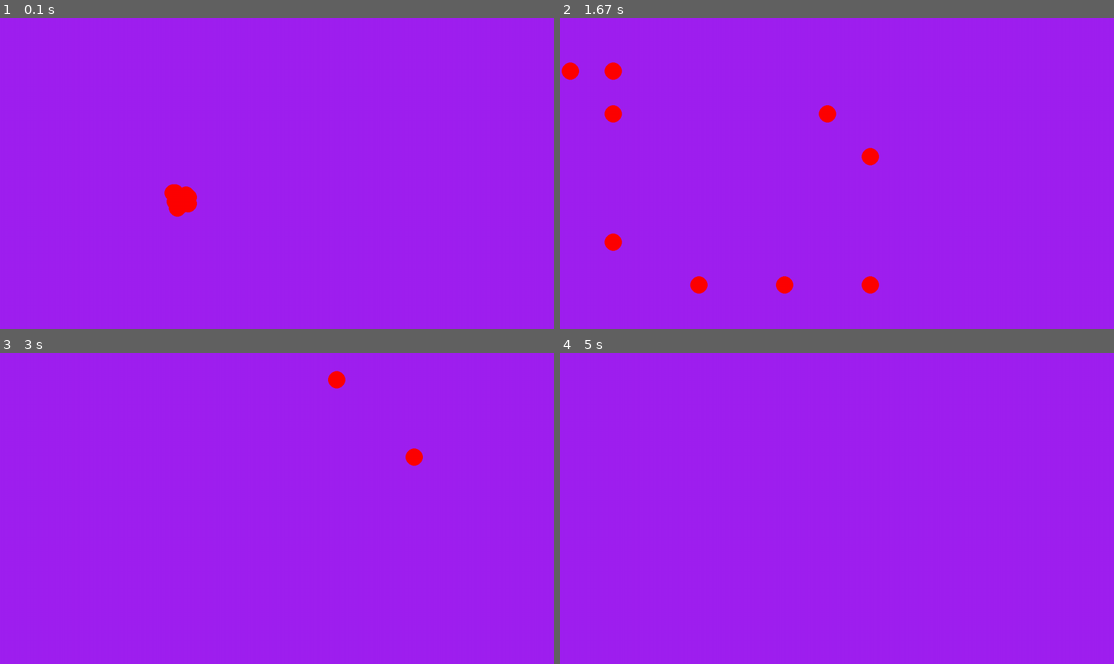
Above: before the commit, frames 1-4 (two rows, left to right).
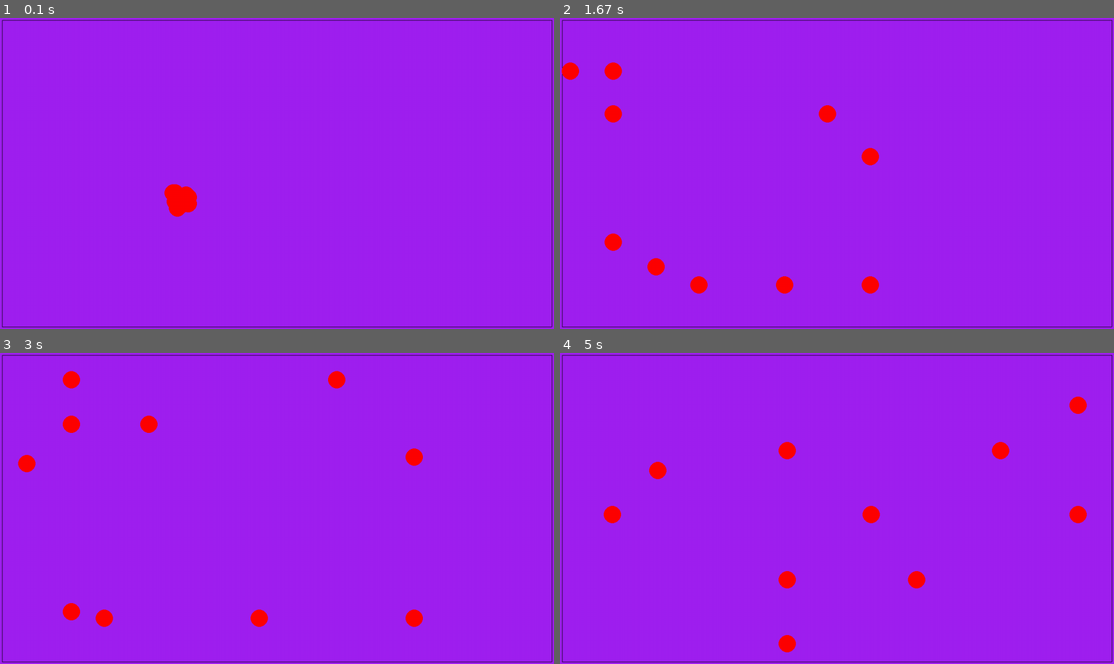
Above: after the commit, the same moments.

Repository: anatolyev/PG18
Game: pygame game, started from 1223_PyGame6/main.py
The game is run twice, just before and just after one commit, with the same random seed, the same clock (stepped at 60 frames per second) and the same inputs.
Inputs:
- Up to frame 1 (0.1 s): no input
- Up to frame 2 (1.67 s): no input
- Up to frame 3 (3 s): no input
- Up to frame 4 (5 s): no input

The runs differ from the first frame. In frame 1, 1.2% of the frame differs, in the area x 0-100%, y 0-100%; in frame 2, 1.4%; in frame 3, 2.4%; in frame 4, 2.6%.

Commit message:
Добавлены границы и столкновения шариков с ними

Diff:
--- a/1223_PyGame6/main.py
+++ b/1223_PyGame6/main.py
@@ -4,7 +4,8 @@
 from random import randrange, randint
 
 ALL_SPRITES = pygame.sprite.Group()
-
+HORIZONTAL_BORDERS = pygame.sprite.Group()
+VERTICAL_BORDERS = pygame.sprite.Group()
 
 class Ball(pygame.sprite.Sprite):
     def __init__(self, radius, x, y):
@@ -23,6 +24,24 @@
 
     def update(self):
         self.rect = self.rect.move(self.vx, self.vy)
+        if pygame.sprite.spritecollideany(self, HORIZONTAL_BORDERS):
+            self.vy = -self.vy
+        if pygame.sprite.spritecollideany(self, VERTICAL_BORDERS):
+            self.vx = -self.vx
+
+
+class Border(pygame.sprite.Sprite):
+    # строго вертикальный или строго горизонтальный отрезок
+    def __init__(self, x1, y1, x2, y2):
+        super().__init__(ALL_SPRITES)
+        if x1 == x2:  # вертикальная стенка
+            self.add(VERTICAL_BORDERS)
+            self.image = pygame.Surface([1, y2 - y1])
+            self.rect = pygame.Rect(x1, y1, 1, y2 - y1)
+        else:  # горизонтальная стенка
+            self.add(HORIZONTAL_BORDERS)
+            self.image = pygame.Surface([x2 - x1, 1])
+            self.rect = pygame.Rect(x1, y1, x2 - x1, 1)
 
 
 def main():
@@ -30,6 +49,11 @@
     pygame.init()
     size = width, height = (1280, 720)
     screen = pygame.display.set_mode(size)
+
+    Border(5, 5, width - 5, 5)
+    Border(5, height - 5, width - 5, height - 5)
+    Border(5, 5, 5, height - 5)
+    Border(width - 5, 5, width - 5, height - 5)
 
     for _ in range(10):
         Ball(20, 400, 400)
